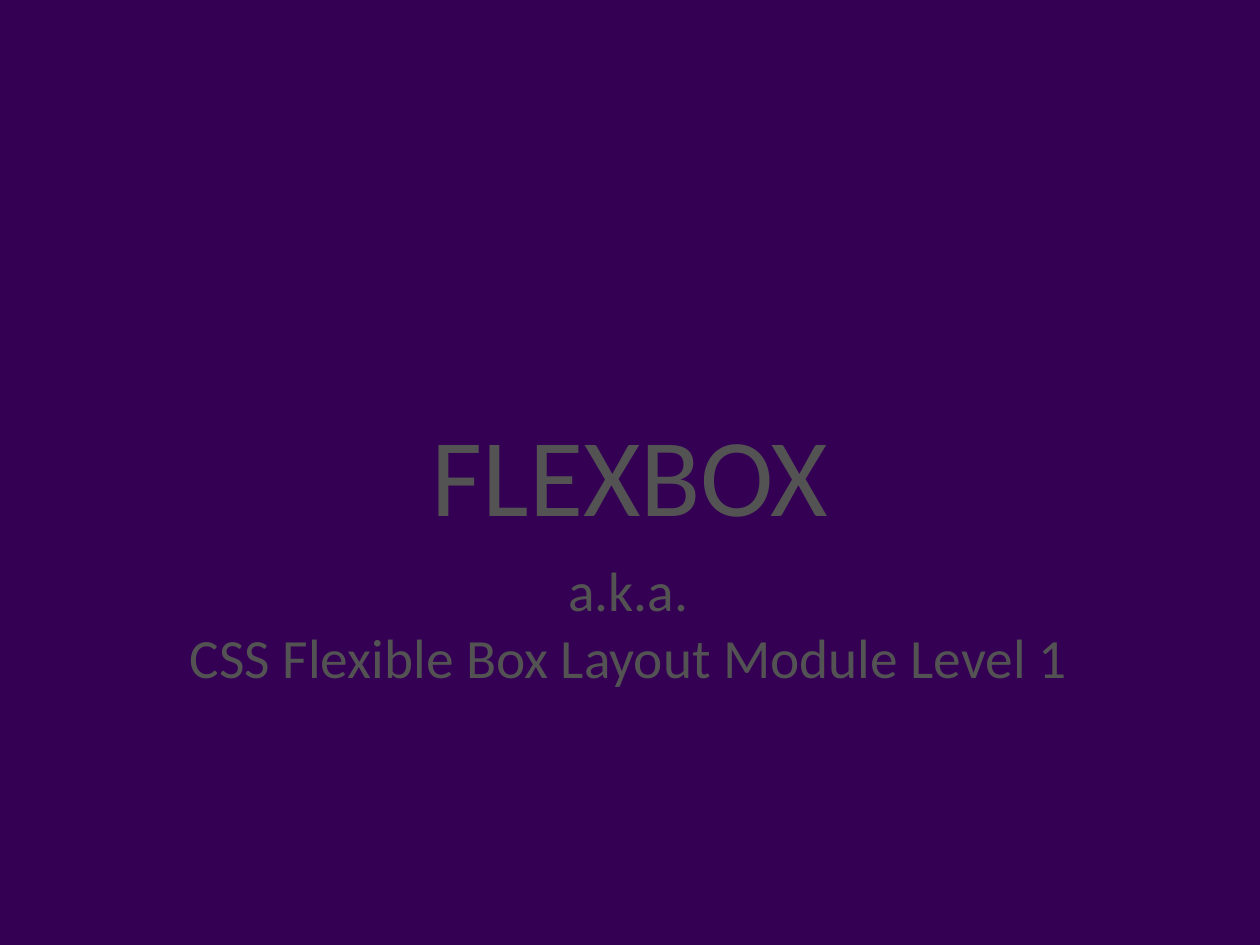
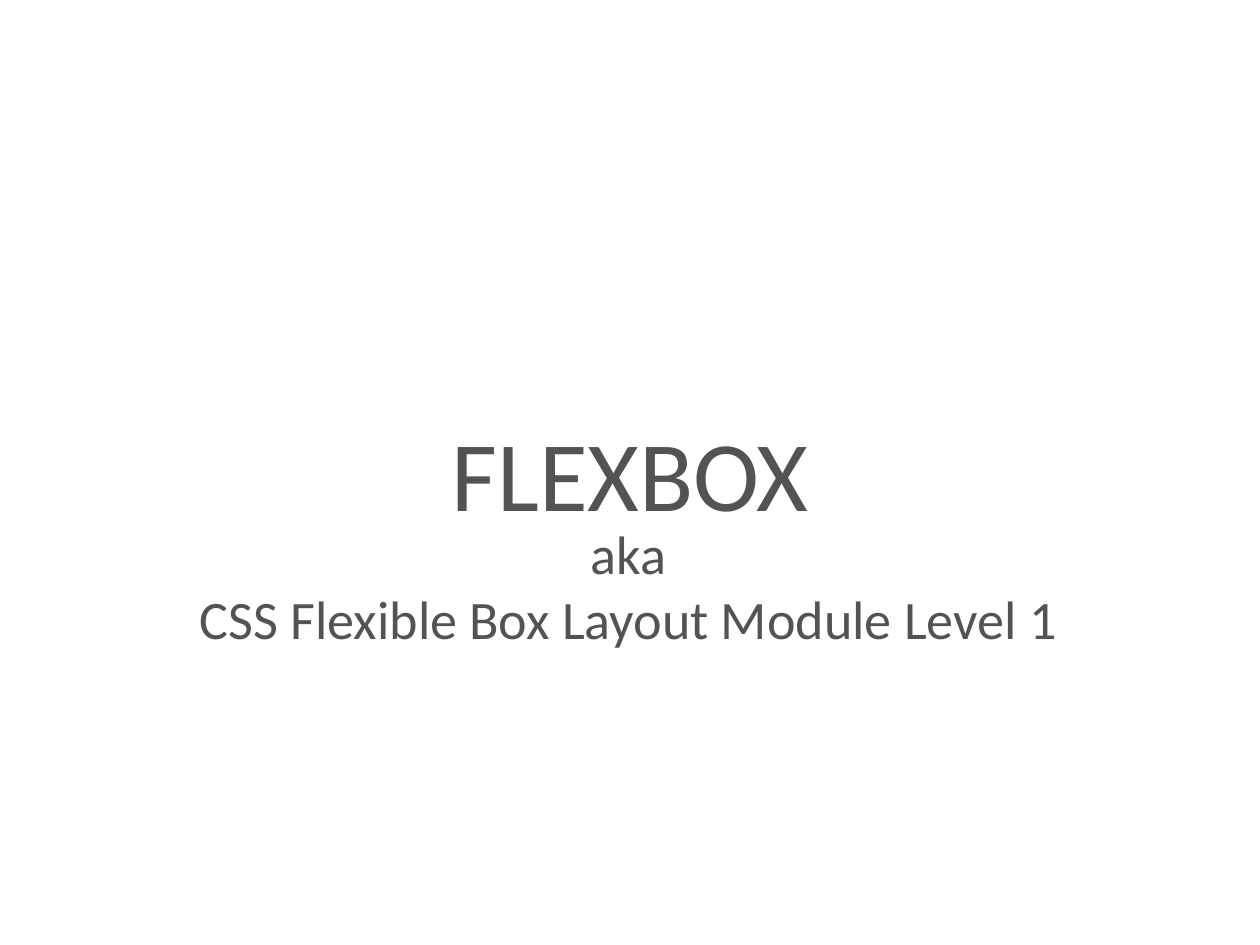
Before and after one commit to marcosDLCS/css-flexbox-grid-course, a slide deck: slide 6 of css_flexbox_grid.pptx (slide 3 before the commit). Drawn at 1260x945 pixels with LibreOffice and Linux fonts; fonts in the diff are those of the drawing; background and template pictures are left out. Boxes give left, top, right and bottom in pixels: in the first picture for what was removed or moved away, otherwise in the second. Text is boxed around its words. In the diff, an @@ line names an element or a change of style, - is before the commit and + after.

```diff
--- a/css_flexbox_grid.pptx
+++ b/css_flexbox_grid.pptx
@@ background picture (left out) to #FFFFFF @@
@@ title "FLEXBOX": place and size @@
-title "FLEXBOX" at (432, 444, 828, 517)
+title "FLEXBOX" at (452, 446, 809, 512)
@@ title "FLEXBOX" at (452, 446, 809, 512): size 90 to 81 pt @@
@@ text "aka": place and size @@
-text "aka" at (190, 573, 1066, 687)
+text "aka" at (200, 536, 1056, 648)
@@ text at (591, 536, 667, 575): text changed; size 45 to 44 pt @@
-a.k.a.
+aka
@@ text at (200, 601, 1056, 648): size 45 to 44 pt @@
```
Also in this commit, not shown: 5 other slides changed, 11 slides added, 1 other file.
